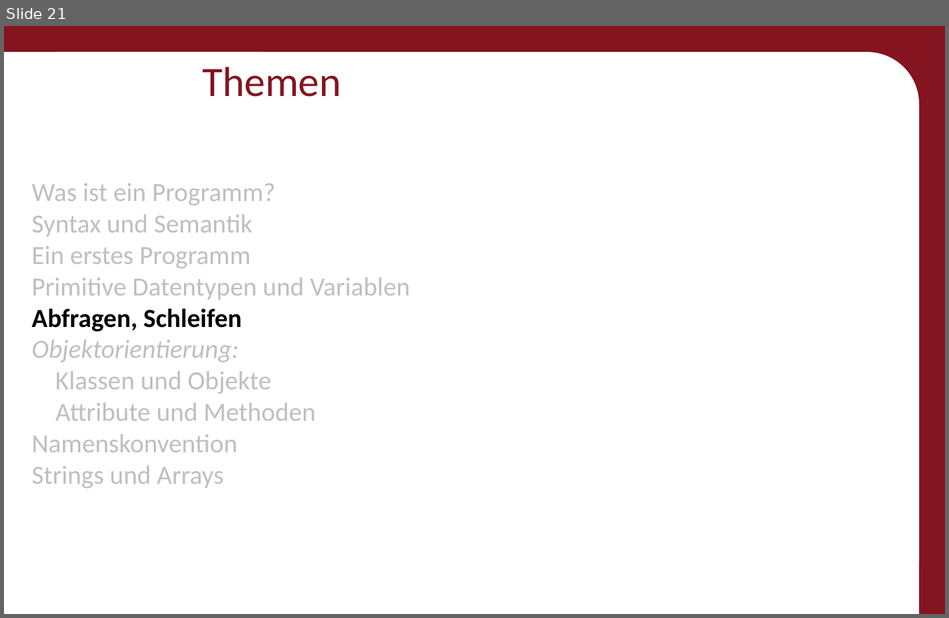
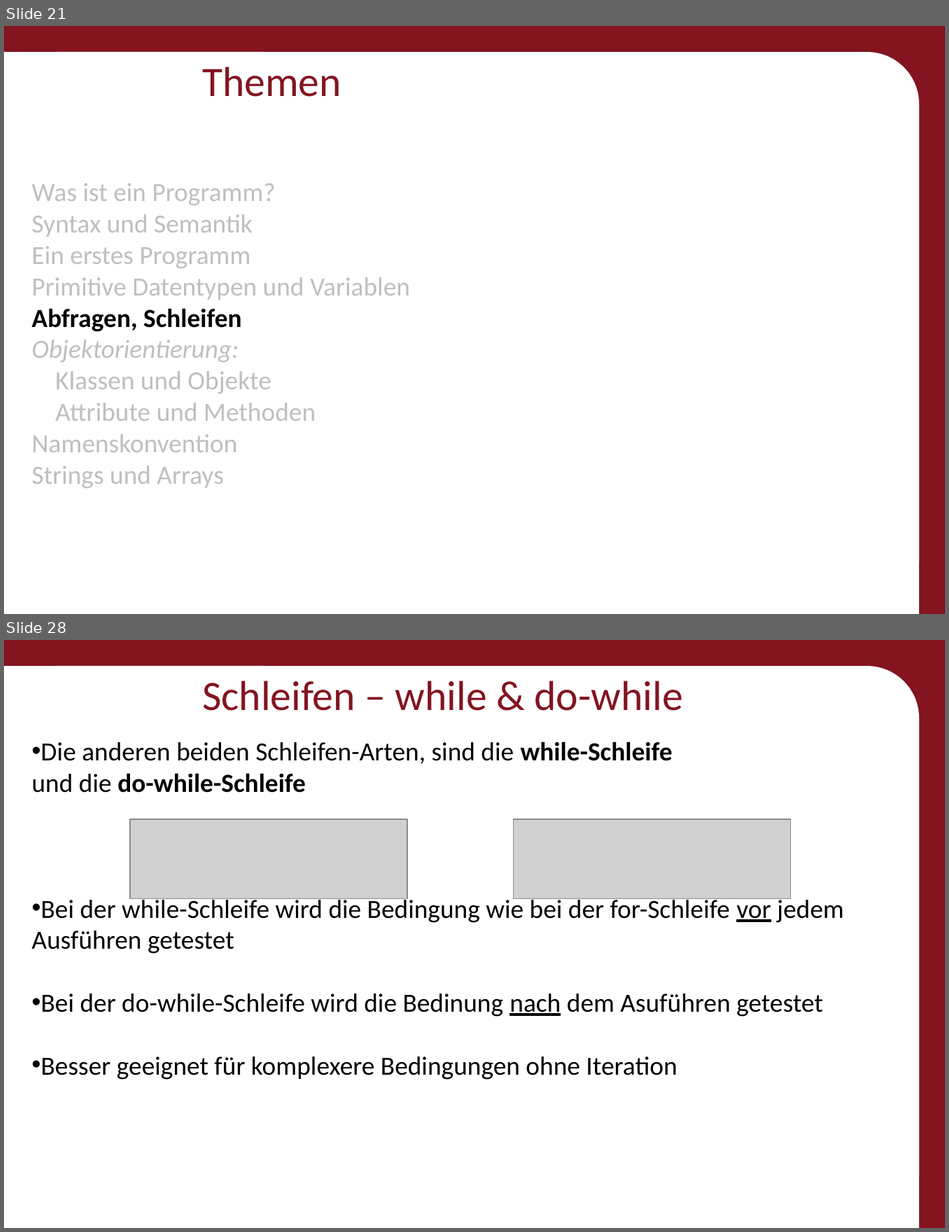
Before and after one commit to Roboscope/java-with-nao, a slide deck: Präsentationen/Anfänger - Java mit NAO.pptx. Shown one above the other, each under a label of ours: slide 21 before the commit, slides 21 and 28 after it; the slides between them are not shown. The pictures are 949x618 and 949x1232 pixels, drawn with LibreOffice and Linux fonts; fonts in the diff are those of the drawing; grey boxes stand for pictures; background and template pictures are left out. Boxes give left, top, right and bottom in pixels: in the first picture for what was removed or moved away, otherwise in the second. Text is boxed around its words. In the diff, an @@ line names an element or a change of style, - is before the commit and + after.

```diff
--- a/Präsentationen/Anfänger - Java mit NAO.pptx
+++ b/Präsentationen/Anfänger - Java mit NAO.pptx
@@ slide 28 added at (4, 640, 945, 1228), background #831420; not listed: 3 template elements that a slide beside it also shows @@
@@ title added at (202, 681, 683, 711), 32 pt, text #831420 @@
+Schleifen – while & do-while
@@ text added at (32, 742, 844, 1080), 20 pt, text #000000 @@
+• Die anderen beiden Schleifen-Arten, sind die while-Schleife
+  und die do-while-Schleife
+• Bei der while-Schleife wird die Bedingung wie bei der for-Schleife vor jedem Ausführen getestet
+• Bei der do-while-Schleife wird die Bedinung nach dem Asuführen getestet
+• Besser geeignet für komplexere Bedingungen ohne Iteration
@@ picture added at (130, 820, 408, 899) @@
@@ picture added at (513, 818, 791, 898) @@
```
Also in this commit, not shown: 8 slides changed, 8 other slides added, 25 other files.
